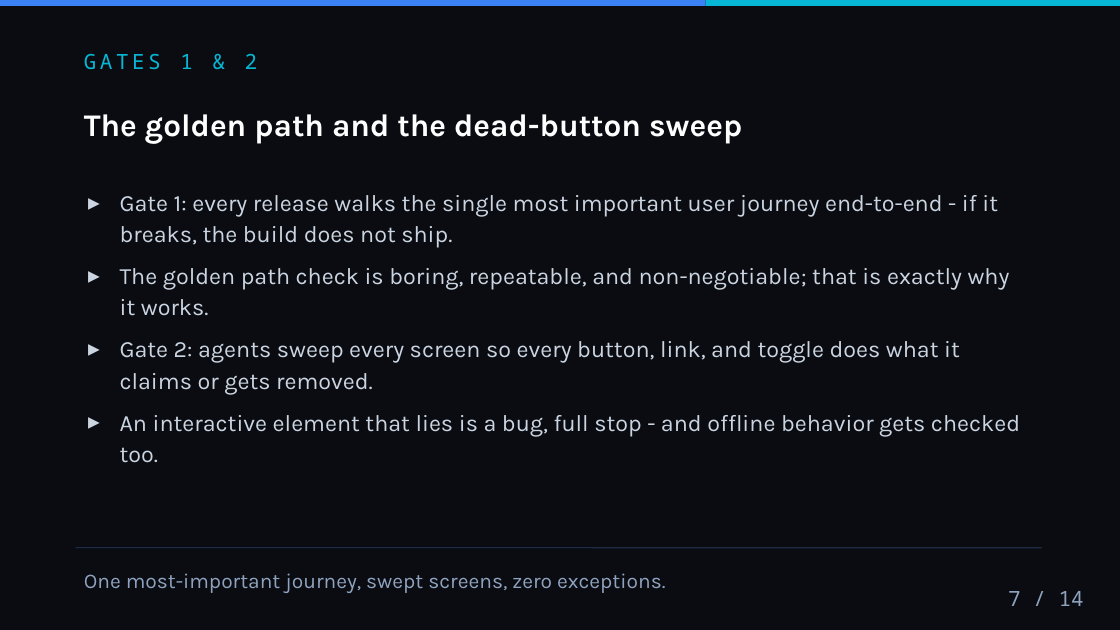
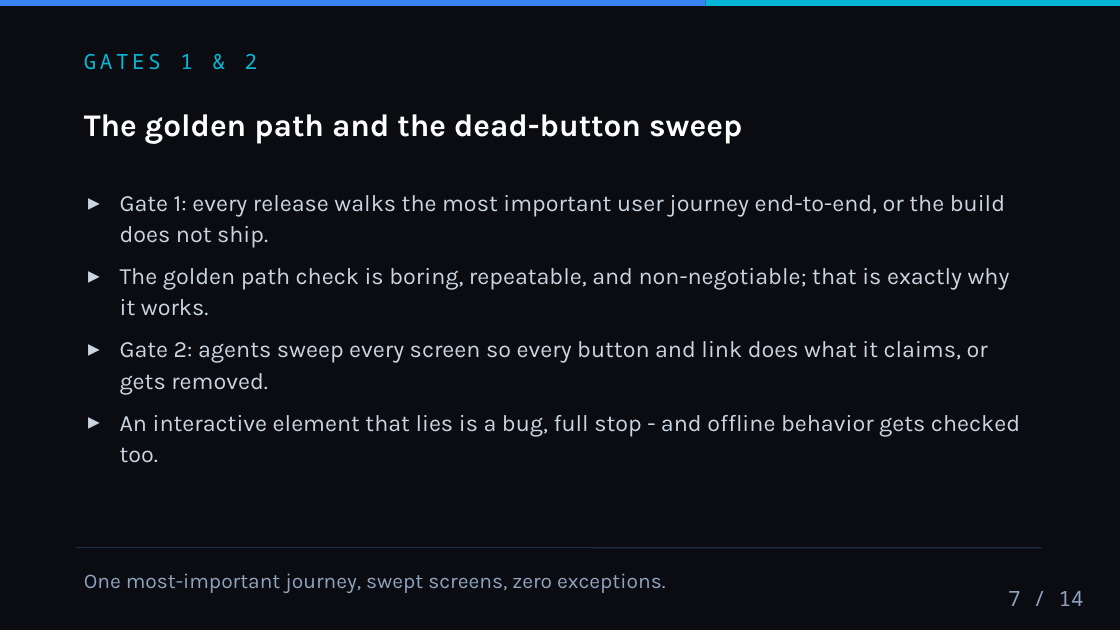
Before and after one commit to rezalianvatiady/rezalianvatiady.github.io, a slide deck: slide 7 of decks/quality-gates.pptx. Drawn at 1120x630 pixels with LibreOffice and Linux fonts; fonts in the diff are those of the drawing. Boxes give left, top, right and bottom in pixels: in the first picture for what was removed or moved away, otherwise in the second. Text is boxed around its words. In the diff, an @@ line names an element or a change of style, - is before the commit and + after.

```diff
--- a/decks/quality-gates.pptx
+++ b/decks/quality-gates.pptx
@@ text at (x1=120, y1=195, x2=1005, y2=248): text changed @@
-▸ Gate 1: every release walks the single most important user journey end-to-end - if it breaks, the build does not ship.
+▸ Gate 1: every release walks the most important user journey end-to-end, or the build does not ship.
@@ text at (x1=120, y1=341, x2=988, y2=394): text changed @@
-▸ Gate 2: agents sweep every screen so every button, link, and toggle does what it claims or gets removed.
+▸ Gate 2: agents sweep every screen so every button and link does what it claims, or gets removed.
```
Also in this commit, not shown: 2 other slides changed, 16 other files.
